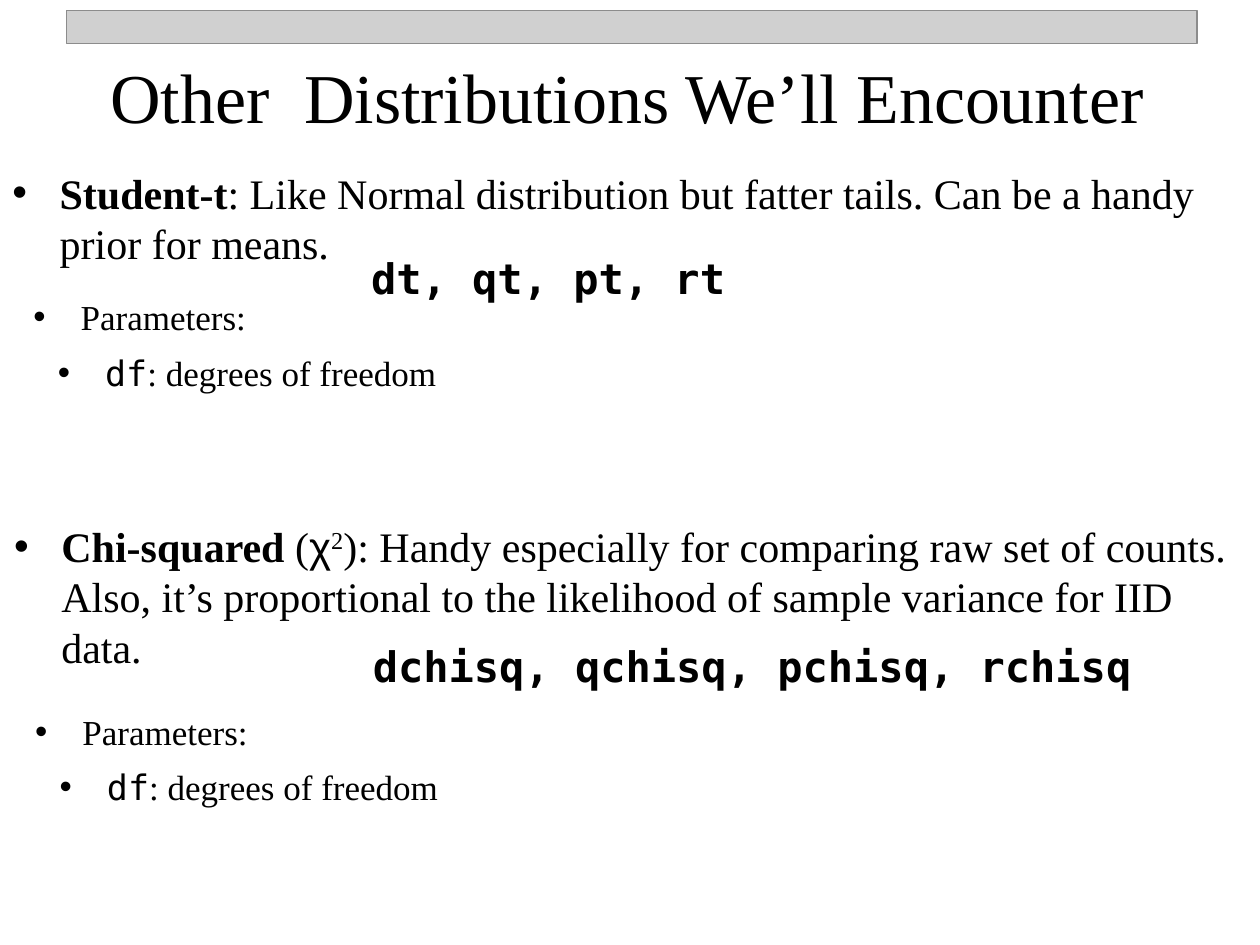
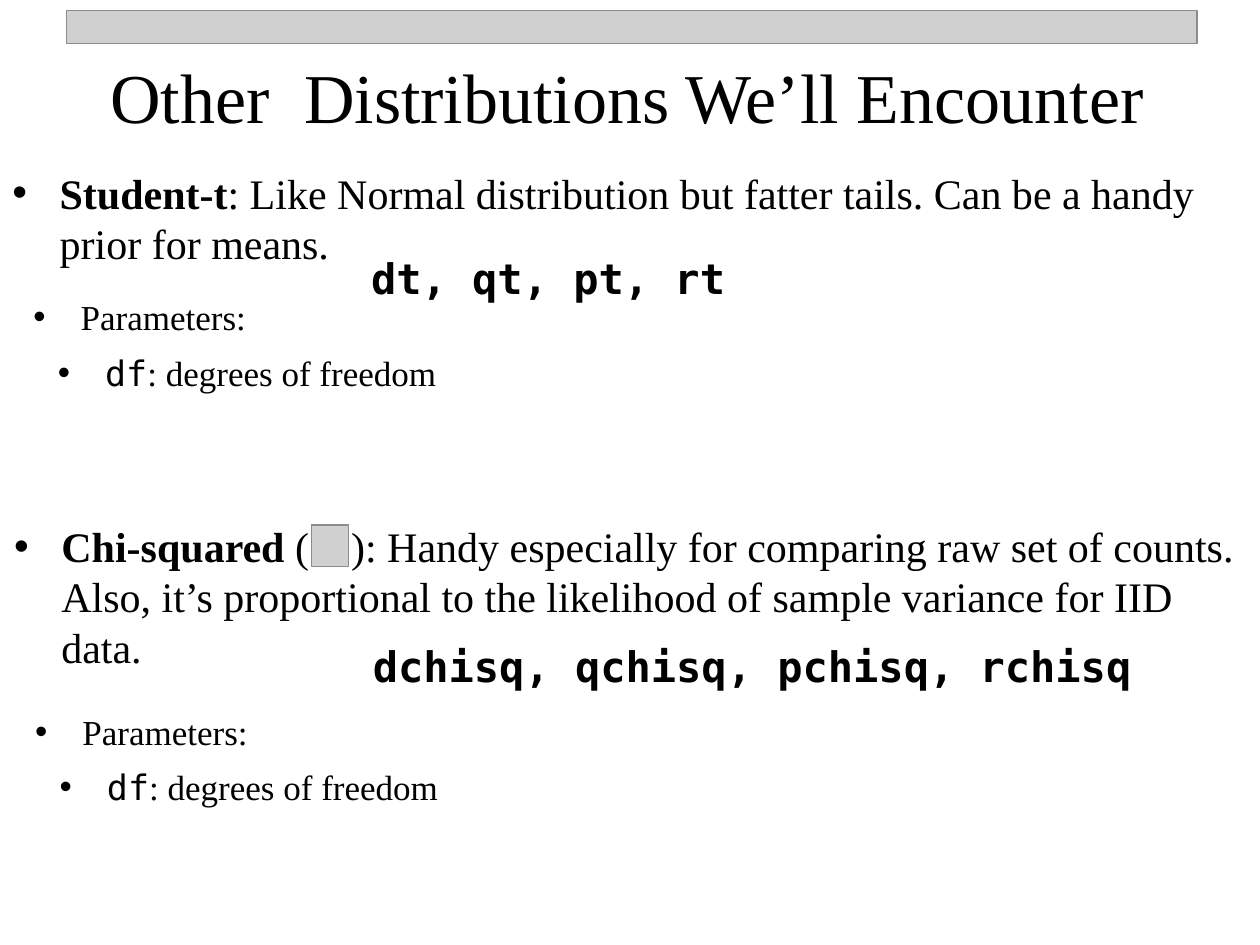
Before and after one commit to npetraco/MATFOS705, a slide deck: slide 45 of Notes/4_Important_Probability_Distributions.pptx (slide 51 before the commit). Drawn at 1260x945 pixels with LibreOffice and Linux fonts; fonts in the diff are those of the drawing; grey boxes stand for pictures. Boxes give left, top, right and bottom in pixels: in the first picture for what was removed or moved away, otherwise in the second. Text is boxed around its words. In the diff, an @@ line names an element or a change of style, - is before the commit and + after.

```diff
--- a/Notes/4_Important_Probability_Distributions.pptx
+++ b/Notes/4_Important_Probability_Distributions.pptx
@@ text at [61,532,1233,664]: text changed @@
-• Chi-squared (χ2): Handy especially for comparing raw set of counts. Also, it’s proportional to the likelihood of sample variance for IID data.
+• Chi-squared ( ): Handy especially for comparing raw set of counts. Also, it’s proportional to the likelihood of sample variance for IID data.
@@ picture added at [311,525,348,567] @@
```
Also in this commit, not shown: 6 other slides changed, 1 slide added, 7 slides removed.
